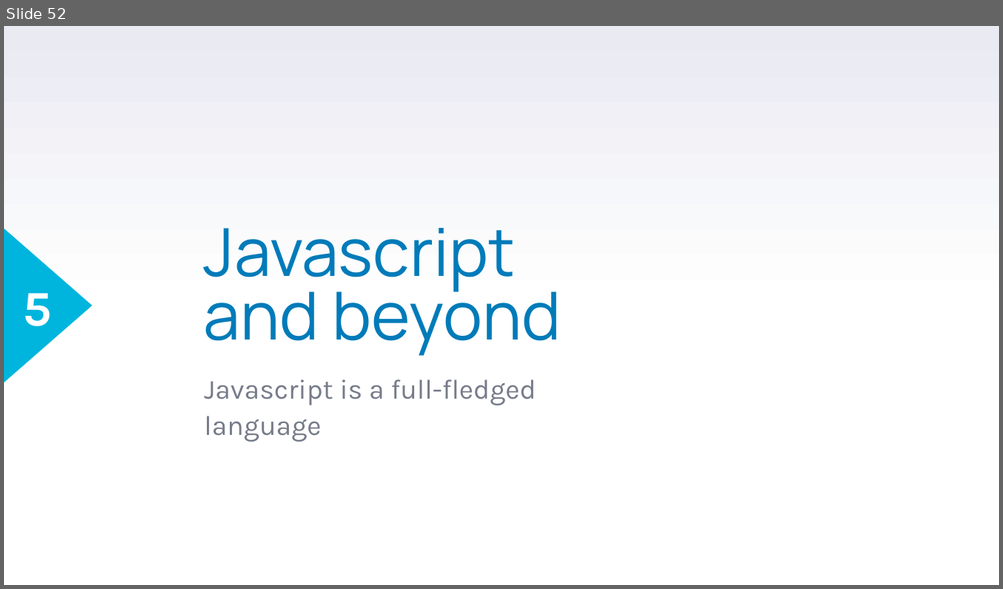
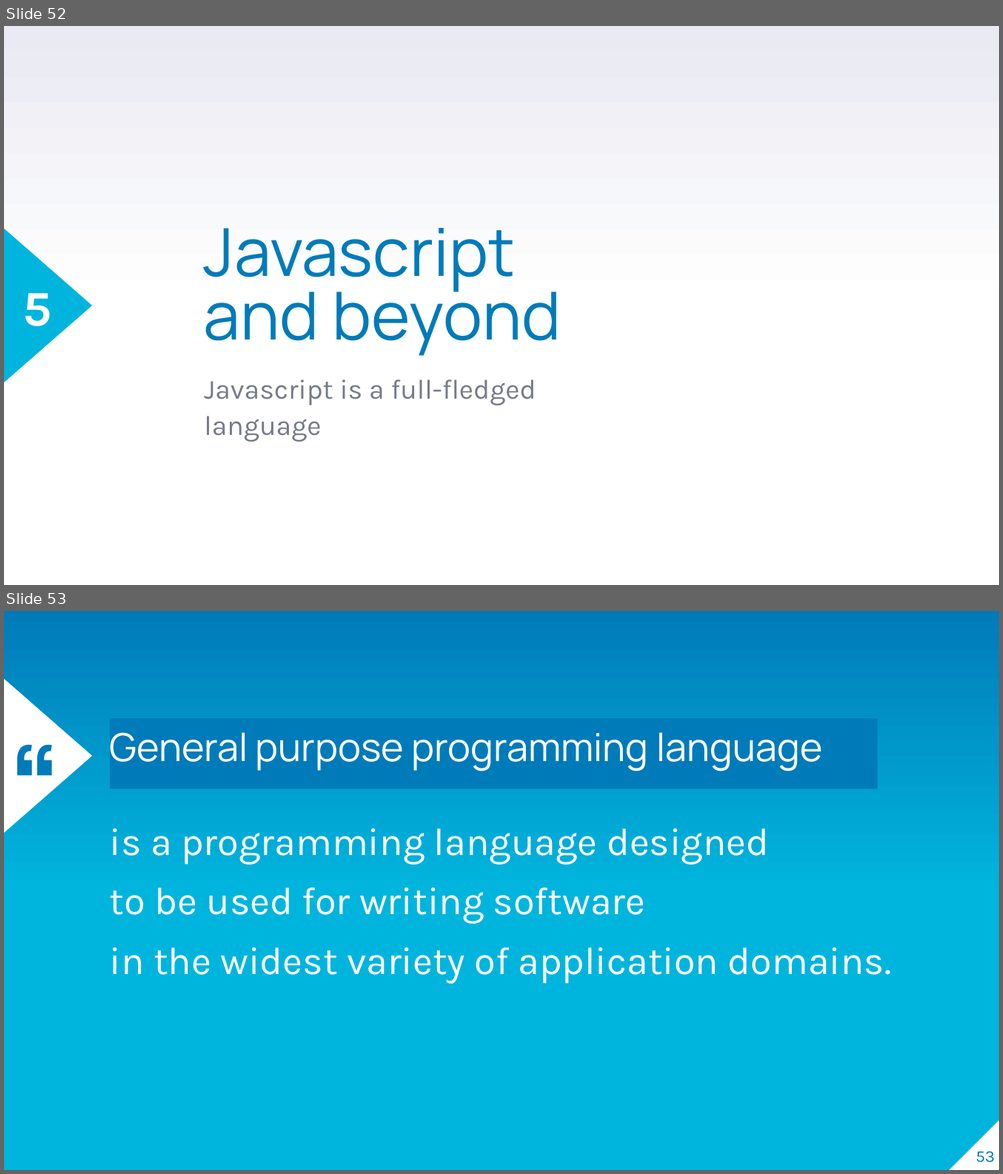
Before and after one commit to stefanofiorenza/KNITS, a slide deck: Programs/Trainings/01-FE/BasicJS/KNITS-Javascript.pptx. Shown one above the other, each under a label of ours: slide 52 before the commit, slides 52 and 53 after it. The pictures are 1003x589 and 1003x1174 pixels, drawn with LibreOffice and Linux fonts; fonts in the diff are those of the drawing; background and template pictures are left out. Boxes give left, top, right and bottom in pixels: in the first picture for what was removed or moved away, otherwise in the second. Text is boxed around its words. In the diff, an @@ line names an element or a change of style, - is before the commit and + after.

```diff
--- a/Programs/Trainings/01-FE/BasicJS/KNITS-Javascript.pptx
+++ b/Programs/Trainings/01-FE/BasicJS/KNITS-Javascript.pptx
@@ slide 53 added at (4,611,999,1170), background gradient #00B5DD to #007BB9 @@
@@ triangle added at (4,678,93,833), fill #FFFFFF @@
@@ text added at (6,712,64,783), 86 pt, text #007BB9, bold @@
+“
@@ rectangle added at (109,718,877,789), fill #007BB9, 28 pt, text #FFFFFF @@
+General purpose programming language
@@ text added at (110,829,891,983), 28 pt, text #FFFFFF @@
+is a programming language designed
+to be used for writing software
+in the widest variety of application domains.
@@ right triangle added at (949,1119,999,1170), fill #FFFFFF @@
@@ page number added at (976,1151,995,1163), 12 pt, text #007BB9 @@
+53
```
Also in this commit, not shown: 3 slides changed, 6 other slides added, 49 other files.
